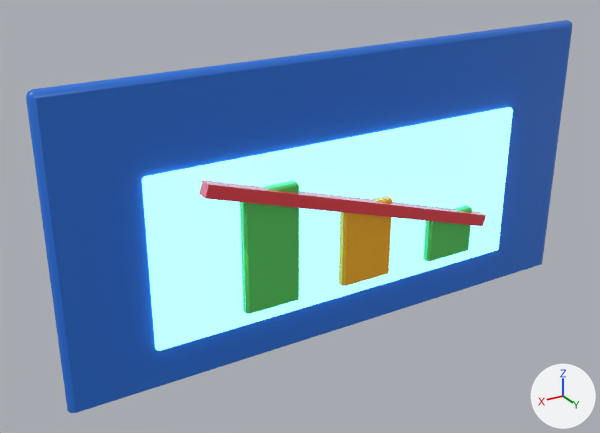
The FBX model world_overhaul/export/decoration/Office_Screen.fbx, before and after one commit.
The view is the same before and after, from a camera (50 mm lens) standing at (10.32, 15.13, 10.83) and looking at (1.08, -0.28, 3.13). Lighting does not change. The marker at lower right points along +X, +Y and +Z. The older version comes first.

Objects in the first picture: 'Office_Screen', 'Office_Screen_Glow_GLOW_COOL'.
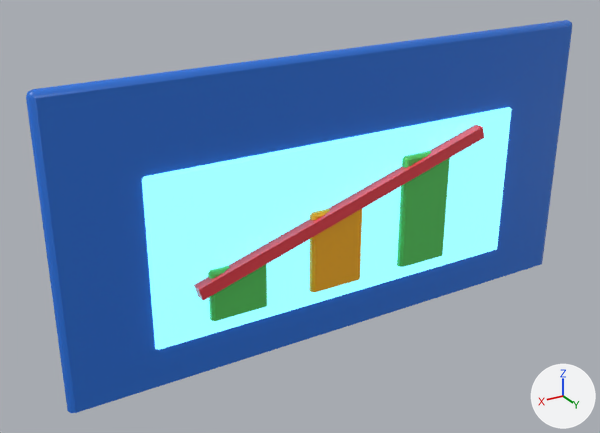
Pixel boxes (x1, y1, x2, y2) of what changed, in the pictures (600 x 433 px; the box of a moved part takes in the faces that stretch with it):
'Office_Screen_Glow_GLOW_COOL', surface changed: (142, 107, 512, 350) in both
part 1 of me_office_screen, moved or reshaped: before (423, 205, 472, 261); after (208, 264, 267, 321)
part 2 of me_office_screen, moved or reshaped: before (339, 196, 392, 286); after (310, 209, 362, 292)
part 3 of me_office_screen, moved or reshaped: before (240, 181, 299, 314); after (397, 151, 450, 267)
part 4 of me_office_screen, moved or reshaped: before (199, 180, 486, 226); after (194, 125, 484, 300)

The edits, one by one:
In material 'WO_Glow_GLOW_COOL' (mat_wo_glow_glow_cool), emission_strength goes from 2.0 to 1.2.
me_office_screen is used by ob_office_screen; location (0.0, 0.0, 0.0).
me_office_screen had 108 vertices, 94 faces and spanned x -7.0..7.0, y -0.2..0.57, z 0.0..7.0.
me_office_screen now has 108 vertices, 94 faces and spans x -7.0..7.0, y -0.2..0.45, z 0.0..7.0.
me_office_screen part 1: the loose piece of 20 vertices spanning x -3.7..-2.3, y 0.15..0.45, z 1.4..2.6 is moved by (6.0, -0.1, 0.0).
me_office_screen part 2: the loose piece of 20 vertices spanning x -1.1..0.3, y 0.15..0.45, z 1.4..3.4 is moved by (0.8, -0.1, 0.0).
me_office_screen part 3: the loose piece of 20 vertices spanning x 1.5..2.9, y 0.15..0.45, z 1.4..4.3 is moved by (-4.4, -0.1, 0.0).
me_office_screen part 4: the loose piece of 8 vertices spanning x -4.04..3.84, y 0.27..0.57, z 2.06..4.74 is turned -145.8 degrees about the y axis through its middle, then moved by (0.2, -0.12, 0.0).
